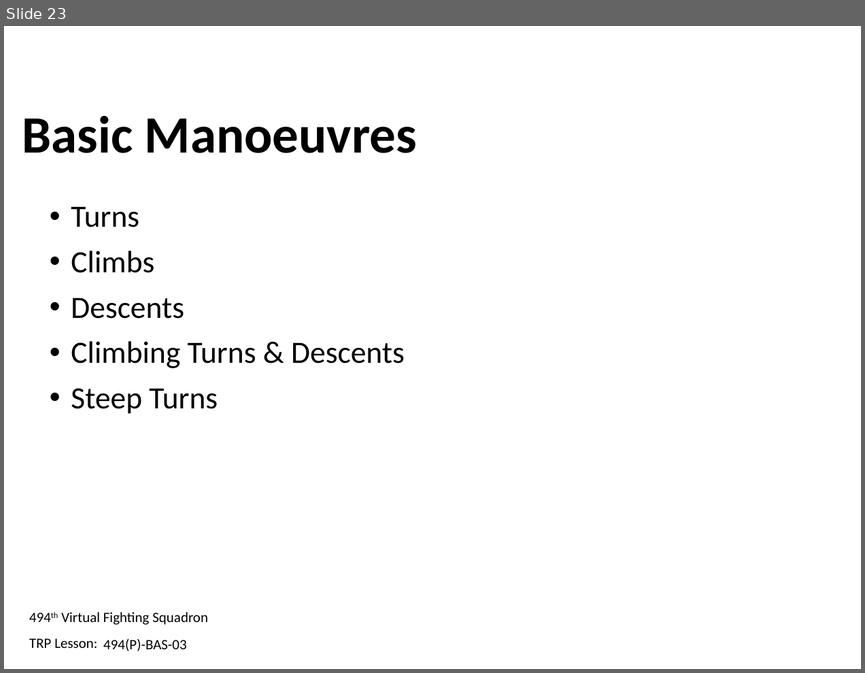
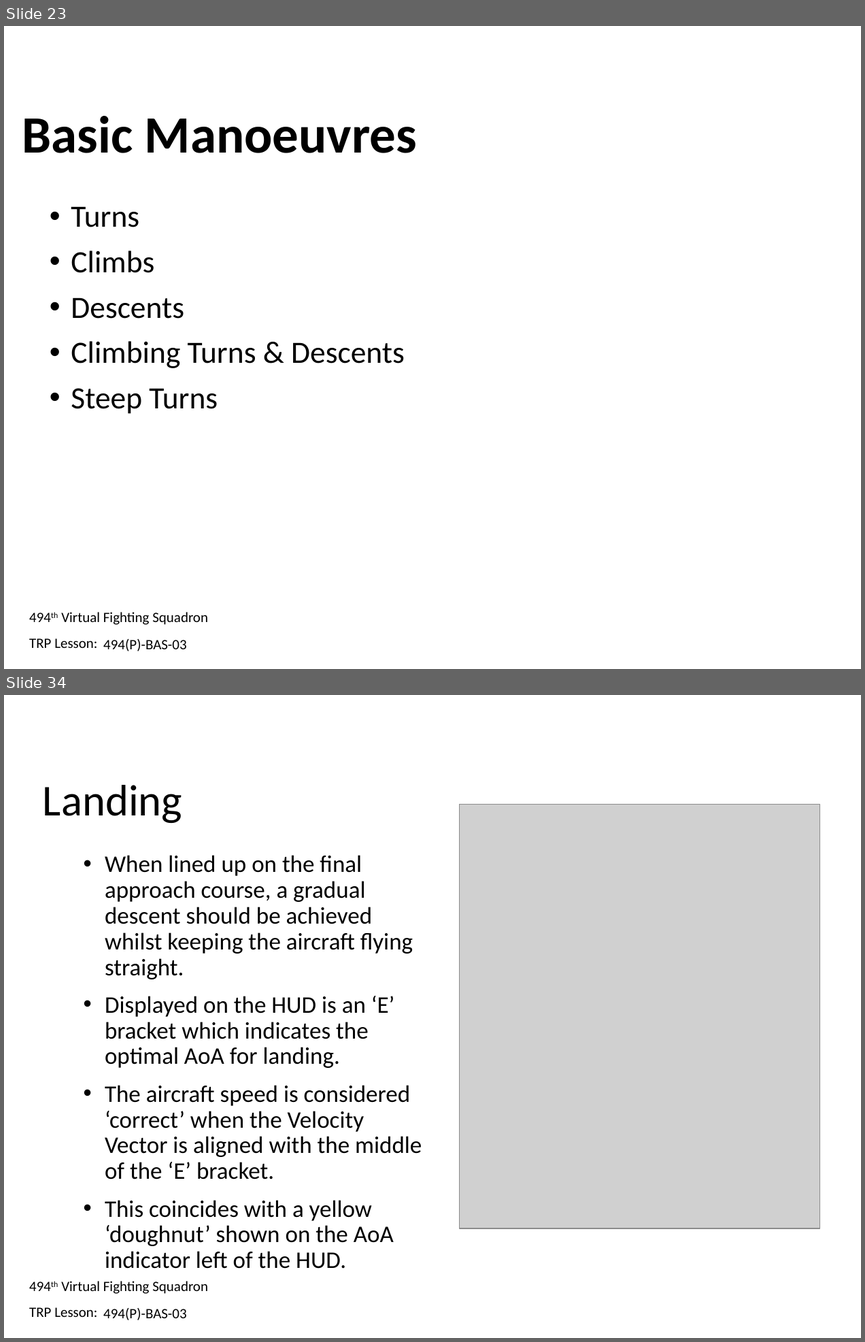
Before and after one commit to 132nd-vWing/132-TRP-494, a slide deck: TRP/BAS/BAS-03/494-BAS-03 - Trainee Presentation.pptx. Shown one above the other, each under a label of ours: slide 23 before the commit, slides 23 and 34 after it; the slides between them are not shown. The pictures are 865x673 and 865x1342 pixels, drawn with LibreOffice and Linux fonts; fonts in the diff are those of the drawing; grey boxes stand for pictures; background and template pictures are left out. Boxes give left, top, right and bottom in pixels: in the first picture for what was removed or moved away, otherwise in the second. Text is boxed around its words. In the diff, an @@ line names an element or a change of style, - is before the commit and + after.

```diff
--- a/TRP/BAS/BAS-03/494-BAS-03 - Trainee Presentation.pptx
+++ b/TRP/BAS/BAS-03/494-BAS-03 - Trainee Presentation.pptx
@@ slide 34 added at (x1=4, y1=695, x2=861, y2=1338), background #FFFFFF; not listed: 2 template elements that a slide beside it also shows @@
@@ title added at (x1=43, y1=785, x2=182, y2=823), 37 pt, text #000000 @@
+Landing
@@ picture added at (x1=459, y1=804, x2=819, y2=1229) @@
@@ text added at (x1=105, y1=855, x2=422, y2=1268), 20 pt, text #000000 @@
+• When lined up on the final approach course, a gradual descent should be achieved whilst keeping the aircraft flying straight.
+• Displayed on the HUD is an ‘E’ bracket which indicates the optimal AoA for landing.
+• The aircraft speed is considered ‘correct’ when the Velocity Vector is aligned with the middle of the ‘E’ bracket.
+• This coincides with a yellow ‘doughnut’ shown on the AoA indicator left of the HUD.
@@ text added at (x1=103, y1=1308, x2=186, y2=1320), 12 pt, text #000000 @@
+494(P)-BAS-03
```
Also in this commit, not shown: 3 slides changed, 14 other slides added.
